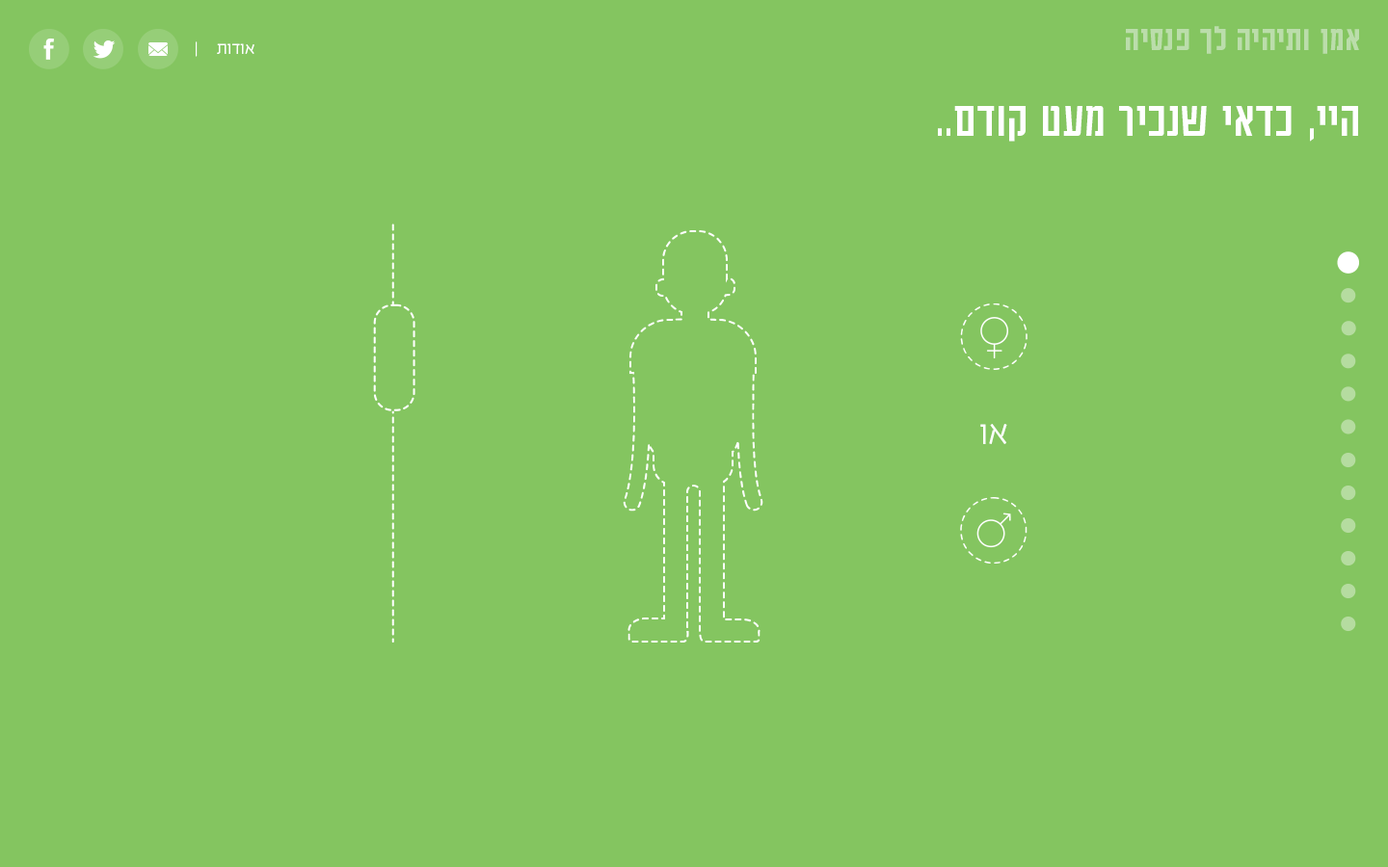
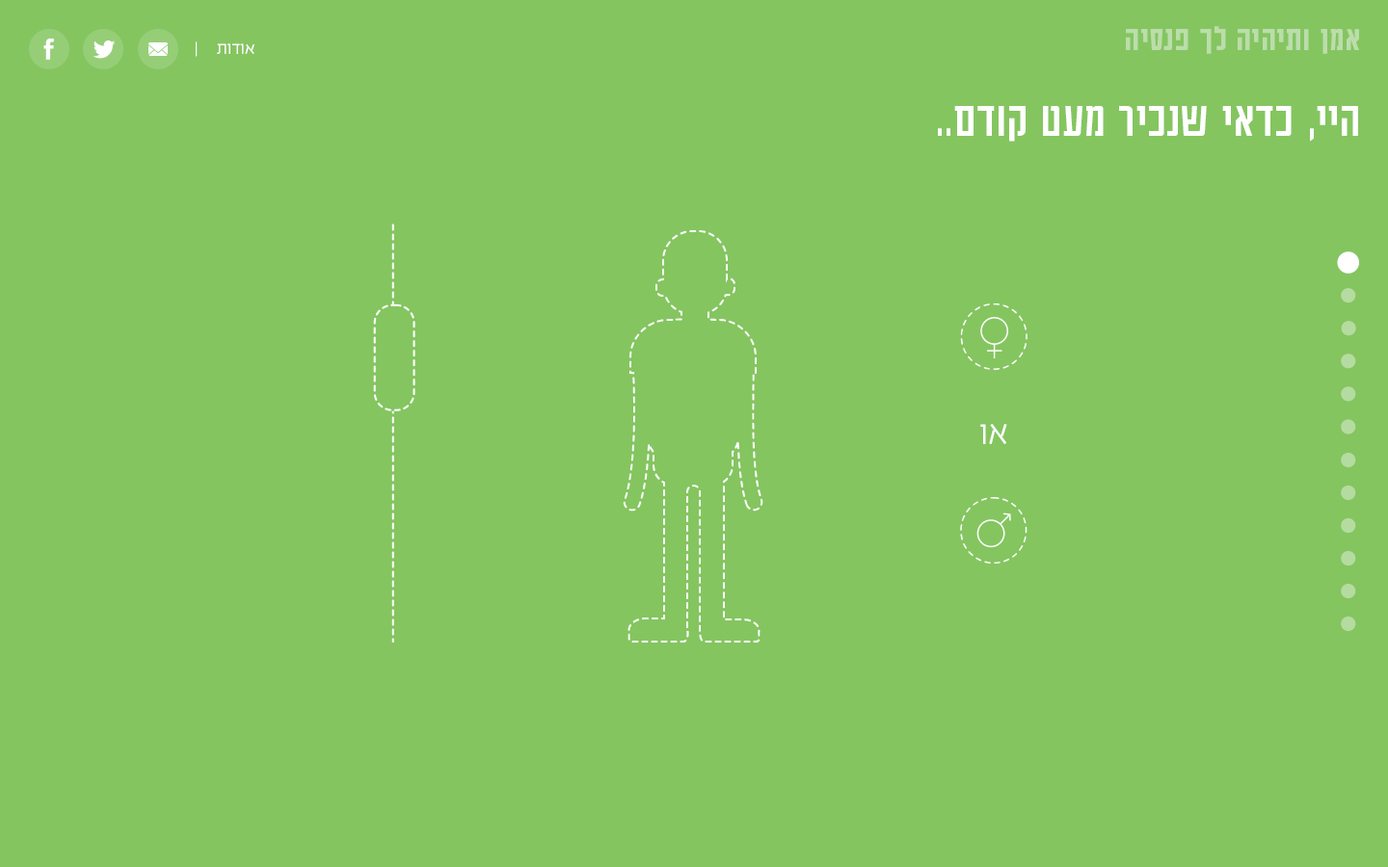
Layered file, before and after one edit (1388px x 867px). Changes by layer:
renamed "??? ?????? ?? ?????" to (unnamed layer), painted on it over [1175, 28, 1190, 51]
